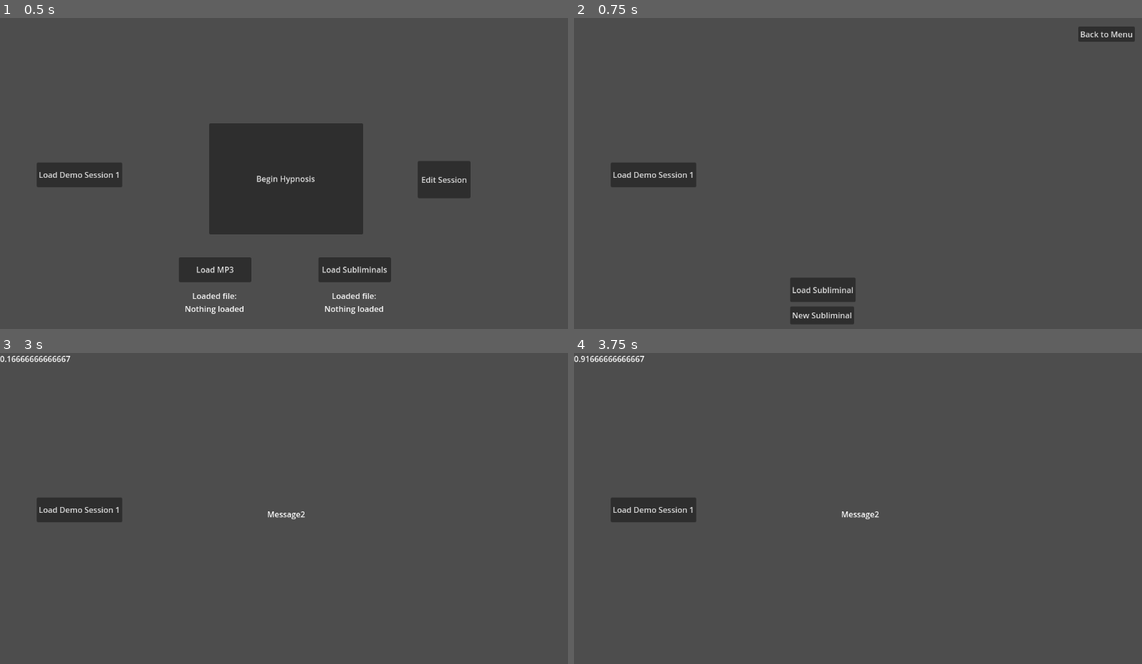
Above: before the commit, frames 1-4 (two rows, left to right).
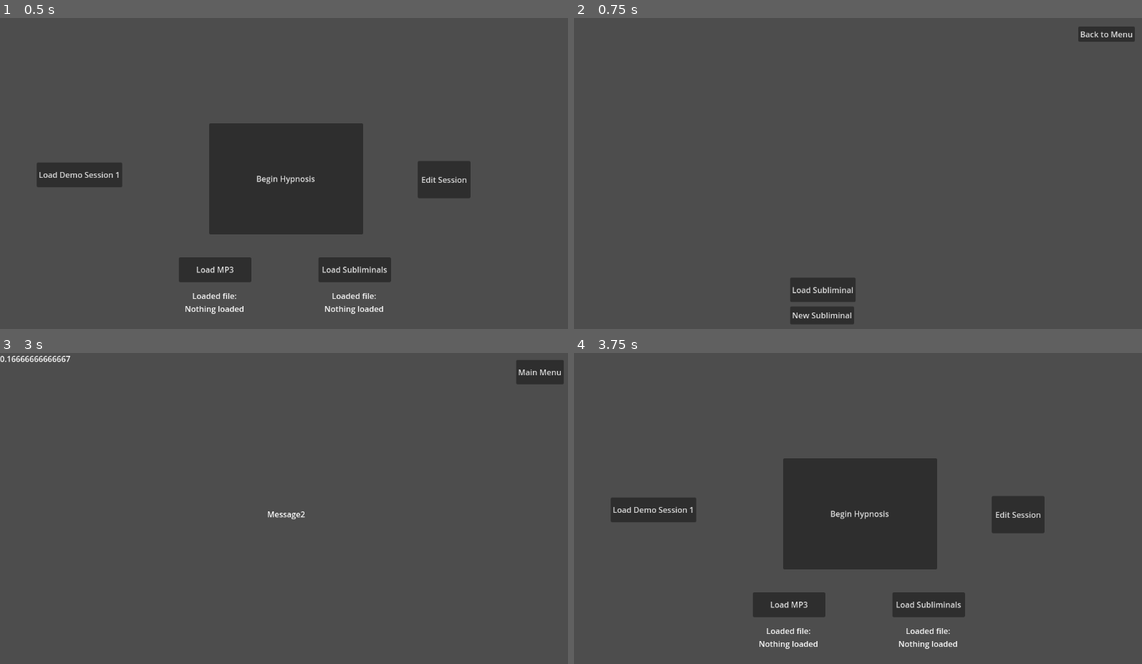
Above: after the commit, the same moments.

Repository: WinterWarp/KeyHypno
Game: Godot game, scene res://Scenes/FirstScene.tscn
Same seed, same stepped clock (60 frames per second), same inputs: the game is played once before the commit and once after it.
Inputs (mouse positions are in pixels of both pictures, inside the frame that each line leads up to):
- Up to frame 1 (0.5 s): no input
- Up to frame 2 (0.75 s): click "Edit Session" at 0.5 s
- Up to frame 3 (3 s): click "Back to Menu" at 1.25 s; click "Load Demo Session 1" at 2 s; click "Begin Hypnosis" at 2.75 s
- Up to frame 4 (3.75 s): click (1113, 371) at 3.5 s, where only the run after the commit has a clickable "Main Menu"

Frame 1 is identical in both runs. In frame 2, 1.1% of the frame differs, in the area x 6-22%, y 46-55%; in frame 3, 1.7%; in frame 4, 13%, in the area x 0-83%, y 0-96%.

Commit message:
Code cleanup, and added main menu button to HypnoScene

Diff:
--- a/Scenes/EditingScene.tscn
+++ b/Scenes/EditingScene.tscn
@@ -33,7 +33,7 @@
 text = "Back to Menu
 "
 
-[node name="Button" type="Button" parent="."]
+[node name="Button" type="Button" parent="CanvasLayer"]
 offset_left = 435.0
 offset_top = 523.0
 offset_right = 567.0
--- a/Scenes/FirstScene.tscn
+++ b/Scenes/FirstScene.tscn
@@ -84,19 +84,17 @@
 offset_bottom = 363.0
 text = "Edit Session"
 
-[node name="SceneContainer" type="Node2D" parent="."]
-
-[node name="EditingSceneContainer" type="Node2D" parent="."]
-
-[node name="SessionData" type="Node" parent="."]
-script = ExtResource("4_p33wf")
-
-[node name="DemoSession1Button" type="Button" parent="."]
+[node name="DemoSession1Button" type="Button" parent="MainMenuUI"]
 offset_left = 74.0
 offset_top = 291.0
 offset_right = 246.0
 offset_bottom = 341.0
 text = "Load Demo Session 1"
+
+[node name="SceneContainer" type="Node2D" parent="."]
+
+[node name="SessionData" type="Node" parent="."]
+script = ExtResource("4_p33wf")
 
 [connection signal="file_selected" from="MainMenuUI/SelectAndPlayAudio" to="MainMenuUI/SelectAndPlayAudio" method="_on_FileDialog_file_selected"]
 [connection signal="pressed" from="MainMenuUI/BeginHypnosisButton" to="." method="_on_begin_hypnosis_pressed"]
@@ -104,5 +102,4 @@
 [connection signal="pressed" from="MainMenuUI/SubFileButton" to="MainMenuUI/SelectSubFile" method="_on_load_file_pressed"]
 [connection signal="file_selected" from="MainMenuUI/SelectSubFile" to="MainMenuUI/SelectSubFile" method="_on_FileDialog_file_selected"]
 [connection signal="pressed" from="MainMenuUI/BeginEditingButton" to="." method="_on_begin_editing_button_pressed"]
-[connection signal="hidden" from="EditingSceneContainer" to="." method="_on_editing_scene_container_hidden"]
-[connection signal="pressed" from="DemoSession1Button" to="." method="_on_demo_session_1_button_pressed"]
+[connection signal="pressed" from="MainMenuUI/DemoSession1Button" to="." method="_on_demo_session_1_button_pressed"]
--- a/Scenes/HypnoScene.tscn
+++ b/Scenes/HypnoScene.tscn
@@ -1,7 +1,6 @@
-[gd_scene load_steps=5 format=3 uid="uid://cdl3j40ih58fc"]
+[gd_scene load_steps=4 format=3 uid="uid://cdl3j40ih58fc"]
 
 [ext_resource type="Script" path="res://Scripts/hypno_scene.gd" id="1_lcxrx"]
-[ext_resource type="Script" path="res://Scripts/SessionData.gd" id="1_v57hd"]
 [ext_resource type="Script" path="res://Scripts/subliminal.gd" id="2_byw8y"]
 [ext_resource type="Script" path="res://Scripts/session_canvas.gd" id="2_hltvx"]
 
@@ -32,6 +31,17 @@
 offset_right = 40.0
 offset_bottom = 23.0
 
+[node name="MainMenuButton" type="Button" parent="SessionCanvas"]
+anchors_preset = 1
+anchor_left = 1.0
+anchor_right = 1.0
+offset_left = -67.0
+offset_top = 14.0
+offset_right = -17.0
+offset_bottom = 63.0
+grow_horizontal = 0
+text = "Main Menu"
+
 [node name="Control" type="Control" parent="."]
 layout_mode = 3
 anchors_preset = 0
@@ -40,5 +50,4 @@
 
 [node name="ASPlayer2D" type="AudioStreamPlayer2D" parent="Control"]
 
-[node name="Session" type="Node" parent="."]
-script = ExtResource("1_v57hd")
+[connection signal="pressed" from="SessionCanvas/MainMenuButton" to="." method="_on_main_menu_button_pressed"]
--- a/Scripts/editing_scene.gd
+++ b/Scripts/editing_scene.gd
@@ -6,6 +6,7 @@
 var SubliminalClass = preload("res://Scripts/SessionElement_Subliminal.gd")
 
 func set_visibility(is_visible: bool):
+	show()
 	$CanvasLayer.visible = is_visible
 
 
@@ -19,9 +20,4 @@
 
 
 func _on_back_to_menu_button_pressed() -> void:
-	print(self)
-	print(get_parent())
-	print(get_parent().get_parent())
-	print(get_parent().visible)
-	get_parent().hide()
-	print(get_parent().visible)
+	hide()
--- a/Scripts/first_scene.gd
+++ b/Scripts/first_scene.gd
@@ -1,59 +1,58 @@
 extends Node2D
 
-var MainMenuUI: CanvasLayer
+var main_menu_ui: CanvasLayer
 var MP3SelectedLabel: Label
 var SubSelectedLabel: Label
-var SceneContainer: Node2D
+var scene_container: Node2D
 var selectedAudioPath: String
 var selectedSubPath: String
 
-var Hypno_scene_res: Resource
-var HypnoScene: Node2D
-var HSPlayer: AudioStreamPlayer2D
-var SubLabel
+var hypno_scene_res: Resource
+var hypno_scene: Node2D
+var hypno_scene_audio_player: AudioStreamPlayer2D
+var hypno_scene_subliminal_label: Label
 
-var editing_scene_res : Resource
-var editing_scene : EditingScene
+var editing_scene_res: Resource
+var editing_scene: EditingScene
 
 
 const HYPNO_SCENE_PATH = "res://Scenes/HypnoScene.tscn"
 const EDITING_SCENE_PATH = "res://Scenes/EditingScene.tscn"
 
 func _ready():
-	MainMenuUI = $MainMenuUI
+	main_menu_ui = $MainMenuUI
 	MP3SelectedLabel = $MainMenuUI/MP3SelectedLabel
 	SubSelectedLabel = $MainMenuUI/SubSelectedLabel
-	SceneContainer = $SceneContainer
+	scene_container = $SceneContainer
 	ResourceLoader.load_threaded_request(HYPNO_SCENE_PATH)
 	ResourceLoader.load_threaded_request(EDITING_SCENE_PATH)
 
-func startHypno():
-	if SceneContainer.get_child_count() == 0:
-		Hypno_scene_res = ResourceLoader.load_threaded_get(HYPNO_SCENE_PATH)
-		HypnoScene = Hypno_scene_res.instantiate()
-		SceneContainer.add_child(HypnoScene)
-		HypnoScene.set_visibility(true)
-		HSPlayer = $SceneContainer/HypnoScene/Control/ASPlayer2D
-		SubLabel = $SceneContainer/HypnoScene/CanvasLayer/sub
-		HSPlayer.finished.connect(_on_play_finished)
-	else:
-		SceneContainer.get_child(0).visible = true
-		HypnoScene.set_visibility(true)
-	loadAudioFromPath(selectedAudioPath)
-	loadSubFromPath(selectedSubPath)
-	HSPlayer.play()
-	MainMenuUI.visible = false
-	HypnoScene.active_session_data = $SessionData
-	HypnoScene.active_session_data.begin_session()
-	HypnoScene.HSCanvasLayer.session_data = $SessionData
+func start_hypno():
+	if hypno_scene == null:
+		hypno_scene_res = ResourceLoader.load_threaded_get(HYPNO_SCENE_PATH)
+		hypno_scene = hypno_scene_res.instantiate()
+		scene_container.add_child(hypno_scene)
+		hypno_scene_audio_player = $SceneContainer/HypnoScene/Control/ASPlayer2D
+		hypno_scene_subliminal_label = $SceneContainer/HypnoScene/CanvasLayer/sub
+		hypno_scene_audio_player.finished.connect(_on_play_finished)
+		hypno_scene.hidden.connect(_on_hypno_scene_hidden)
+	hypno_scene.set_visibility(true)
+	load_audio_from_path(selectedAudioPath)
+	load_subliminal_from_path(selectedSubPath)
+	hypno_scene_audio_player.play()
+	main_menu_ui.visible = false
+	hypno_scene.active_session_data = $SessionData
+	hypno_scene.begin_session()
 
 func start_editing():
-	editing_scene_res = ResourceLoader.load_threaded_get(EDITING_SCENE_PATH)
-	editing_scene = editing_scene_res.instantiate()
+	if editing_scene == null:
+		editing_scene_res = ResourceLoader.load_threaded_get(EDITING_SCENE_PATH)
+		editing_scene = editing_scene_res.instantiate()
+		scene_container.add_child(editing_scene)
+		editing_scene.hidden.connect(_on_editing_scene_hidden)
 	editing_scene.open_session_data = $SessionData
-	$EditingSceneContainer.add_child(editing_scene)
 	editing_scene.set_visibility(true)
-	MainMenuUI.visible = false
+	main_menu_ui.visible = false
 
 func setAudioPath(path):
 	selectedAudioPath = path
@@ -63,58 +62,62 @@
 	selectedSubPath = path
 	SubSelectedLabel.text = "Loaded file:\n" + path
 
-func loadAudioFromPath(path):
+func load_audio_from_path(path: String):
+	if(path.is_empty()):
+		return
 	match path.right(3).to_lower():
 		"ogg":
-			HSPlayer.stream = AudioStreamOggVorbis.load_from_file(path)
+			hypno_scene_audio_player.stream = AudioStreamOggVorbis.load_from_file(path)
 		"mp3":
 			var file = FileAccess.open(path, FileAccess.READ)
 			var mp3 = AudioStreamMP3.new()
 			mp3.data = file.get_buffer(file.get_length())
-			HSPlayer.stream = mp3
+			hypno_scene_audio_player.stream = mp3
 		_:
 			print("unexpected file type")
 
-func loadSubFromPath(path):
+func load_subliminal_from_path(path: String):
+	if(path.is_empty()):
+		return
 	if path.right(3).to_lower() == "txt":
 		var file = FileAccess.open(path, FileAccess.READ)
 		var text = file.get_as_text()
 		var list = text.split("\n")
 		print(list)
-		SubLabel.list = list
-		SubLabel.text = list[0]
+		hypno_scene_subliminal_label.list = list
+		hypno_scene_subliminal_label.text = list[0]
 	else:
 		print("unexpected file type")
 
 
-func gotoMainMenu():
-	if(HypnoScene):
-		HypnoScene.set_visibility(false)
-	editing_scene.set_visibility(false)
-	MainMenuUI.visible = true
-	print(SceneContainer.get_child_count(), " ", SceneContainer.get_children())
-	#SceneContainer.get_child(0).visible = false
+func go_to_main_menu():
+	if(hypno_scene != null):
+		hypno_scene.set_visibility(false)
+	if(editing_scene != null):
+		editing_scene.set_visibility(false)
+	main_menu_ui.visible = true
 
 func exit():
 	get_tree().root.propagate_notification(NOTIFICATION_WM_CLOSE_REQUEST)
 	get_tree().quit()
 
-
 func _on_exit_pressed():
 	exit()
 
 func _on_begin_hypnosis_pressed():
-	startHypno()
+	start_hypno()
 
 func _on_play_finished():
-	gotoMainMenu()
+	go_to_main_menu()
+
+func _on_hypno_scene_hidden() -> void:
+	go_to_main_menu()
 
 func _on_begin_editing_button_pressed():
 	start_editing()
 
-
-func _on_editing_scene_container_hidden() -> void:
-	gotoMainMenu()
+func _on_editing_scene_hidden() -> void:
+	go_to_main_menu()
 
 
 func _on_demo_session_1_button_pressed() -> void:
--- a/Scripts/hypno_scene.gd
+++ b/Scripts/hypno_scene.gd
@@ -1,14 +1,29 @@
 extends Node2D
-var HSCanvasLayer: CanvasLayer
+var _canvas: CanvasLayer
 var HSControl: Control
 var HSSessionData: SessionData
 var active_session_data: SessionData
+var audio_player: AudioStreamPlayer2D
 
 func _ready():
-	HSCanvasLayer = $SessionCanvas
+	_canvas = $SessionCanvas
+	audio_player = $Control/ASPlayer2D
 	HSControl = $Control
-	HSSessionData = $Session
 
 func set_visibility(is_visible: bool):
-	HSCanvasLayer.visible = is_visible
+	show()
+	_canvas.visible = is_visible
 	HSControl.visible = is_visible
+
+func begin_session():
+	if(active_session_data == null):
+		return
+	_canvas.session_data = active_session_data
+	active_session_data.begin_session()
+
+func _on_main_menu_button_pressed() -> void:
+	if(active_session_data != null):
+		active_session_data._paused = true
+	if(audio_player.playing):
+		audio_player.stop()
+	hide()
